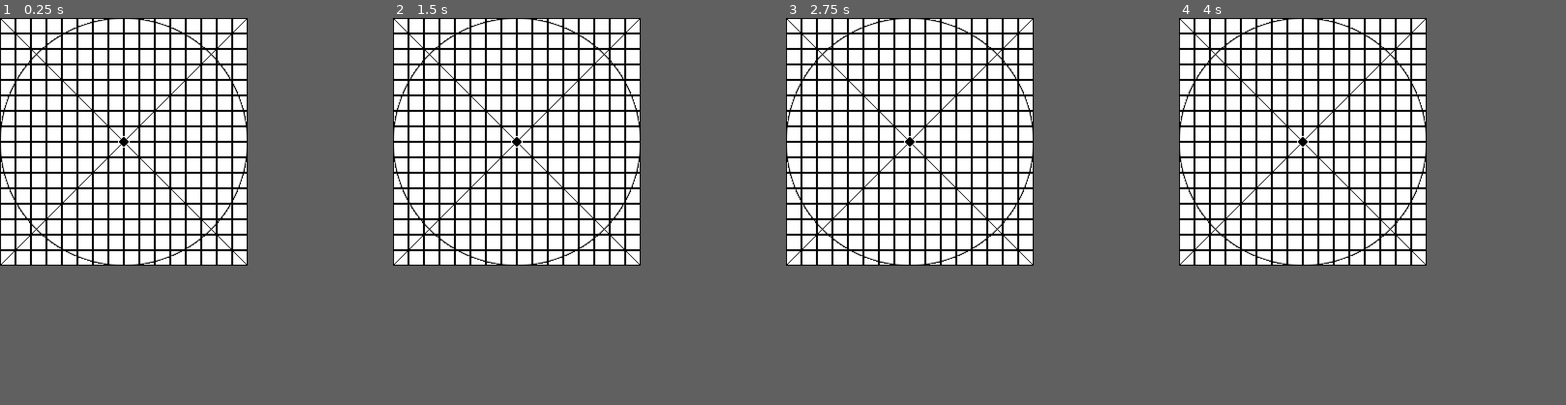
Above: before the commit, frames 1-4 (left to right).
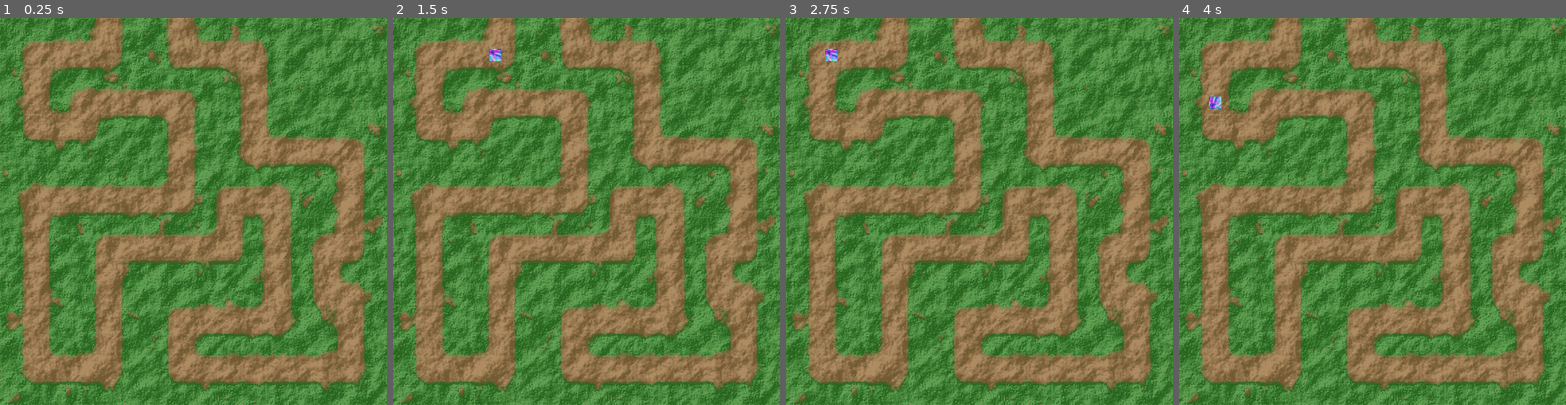
Above: after the commit, the same moments.

Repository: lynnpepin/genericdefense2
Game: Godot game, scene res://base.tscn
Two runs of this game, one before a commit and one after it. Both use one fixed random seed, a clock stepped at 60 frames per second and the inputs below.
Inputs (mouse positions are in pixels of both pictures, inside the frame that each line leads up to):
- Up to frame 1 (0.25 s): no input
- Up to frame 2 (1.5 s): tap Enter (key_enter) at 0.5 s; move the mouse to (571, 130) at 0.52 s; hold 0 (key_0) 0.53-1.28 s; move the mouse to (466, 153) at 1.27 s; tap 1 (key_1) at 1.35 s
- Up to frame 3 (2.75 s): move the mouse to (933, 87) at 2.02 s; hold 2 (key_2) from 2.03 s (still down)
- Up to frame 4 (4 s): move the mouse to (1291, 192) at 2.77 s; release 2 (key_2) at 2.78 s; tap 3 (key_3) at 2.85 s; move the mouse to (1376, 180) at 3.52 s; hold 4 (key_4) from 3.53 s (still down)
In our replay, the window is 512x512 before the commit and 800x800 after it. These sizes can differ from the game's own. Grey fills any space a smaller window leaves; there, only what the larger window draws over its background counts as a difference.

The runs differ from the first frame. In frame 1, 87% of the frame differs, in the area x 0-100%, y 0-100%; in frame 2, 87%; in frame 3, 87%; in frame 4, 87%.

Commit message:
feat: Basic TD path follow system, sprites, etc

Diff:
--- /dev/null
+++ b/Sprite2D.gd
@@ -0,0 +1,15 @@
+extends Sprite2D
+@onready var _follow :PathFollow2D = get_parent()
+var _speed :float = 60.0
+
+func _physics_process(delta):
+	_follow.set_progress(_follow.get_progress() + _speed * delta)
+
+# Called when the node enters the scene tree for the first time.
+func _ready():
+	pass # Replace with function body.
+
+
+# Called every frame. 'delta' is the elapsed time since the previous frame.
+func _process(delta):
+	pass
--- a/base.gd
+++ b/base.gd
@@ -1,5 +1,7 @@
 extends Node
 
+var HEALTH = 100;
+var MONEY  = 100;
 
 # Called when the node enters the scene tree for the first time.
 func _ready():
--- a/base.tscn
+++ b/base.tscn
@@ -1,86 +1,48 @@
-[gd_scene load_steps=10 format=3 uid="uid://bu1tu13ni0y80"]
+[gd_scene load_steps=8 format=3 uid="uid://bu1tu13ni0y80"]
 
 [ext_resource type="Script" path="res://base.gd" id="1_q3bun"]
-[ext_resource type="Texture2D" uid="uid://w6c4uokda57e" path="res://test256.png" id="2_lpy5e"]
-[ext_resource type="Script" path="res://Player.gd" id="3_5lttc"]
-[ext_resource type="Texture2D" uid="uid://c6ua2yjr6s2r4" path="res://8x8diamond.png" id="3_finim"]
-[ext_resource type="Script" path="res://PlayerSprite.gd" id="5_xsgjp"]
+[ext_resource type="Texture2D" uid="uid://dlnm8wvs0cjb" path="res://level.png" id="2_yk70w"]
+[ext_resource type="Script" path="res://Sprite2D.gd" id="3_7gk0i"]
 
-[sub_resource type="BoxShape3D" id="BoxShape3D_ejjwi"]
-size = Vector3(16, 16, 1)
+[sub_resource type="Curve2D" id="Curve2D_cgbak"]
+bake_interval = 2.0
+_data = {
+"points": PackedVector2Array(0, 0, 0, 0, 144, -32, 0, 0, 0, 0, 144, 49, 0, 0, 0, 0, 48, 49, 0, 0, 0, 0, 48, 145, 0, 0, 0, 0, 112, 145, 0, 0, 0, 0, 112, 113, 0, 0, 0, 0, 240, 113, 0, 0, 0, 0, 240, 241, 0, 0, 0, 0, 48, 241, 0, 0, 0, 0, 48, 465, 0, 0, 0, 0, 144, 465, 0, 0, 0, 0, 144, 305, 0, 0, 0, 0, 304, 305, 0, 0, 0, 0, 305, 241, 0, 0, 0, 0, 368, 241, 0, 0, 0, 0, 368, 401, 0, 0, 0, 0, 240, 401, 0, 0, 0, 0, 240, 465, 0, 0, 0, 0, 464, 465, 0, 0, 0, 0, 464, 369, 0, 0, 0, 0, 432, 369, 0, 0, 0, 0, 432, 305, 0, 0, 0, 0, 464, 305, 0, 0, 0, 0, 464, 177, 0, 0, 0, 0, 336, 177, 0, 0, 0, 0, 336, 49, 0, 0, 0, 0, 240, 49, 0, 0, 0, 0, 240, -32)
+}
+point_count = 28
 
-[sub_resource type="BoxShape3D" id="BoxShape3D_dgfpk"]
-size = Vector3(16, 1, 1)
+[sub_resource type="FastNoiseLite" id="FastNoiseLite_ssrcw"]
+frequency = 0.05
 
-[sub_resource type="BoxShape3D" id="BoxShape3D_jasvv"]
-size = Vector3(1, 16, 1)
+[sub_resource type="NoiseTexture2D" id="NoiseTexture2D_7x8io"]
+width = 16
+height = 16
+generate_mipmaps = false
+as_normal_map = true
+noise = SubResource("FastNoiseLite_ssrcw")
 
-[sub_resource type="BoxShape3D" id="BoxShape3D_w7ido"]
-size = Vector3(0.6, 0.6, 0.6)
+[sub_resource type="RectangleShape2D" id="RectangleShape2D_fkfrl"]
+size = Vector2(16, 16)
 
-[node name="Node" type="Node"]
+[node name="Node2D" type="Node2D"]
 script = ExtResource("1_q3bun")
 
-[node name="Node3D" type="Node3D" parent="."]
+[node name="Level" type="Sprite2D" parent="."]
+position = Vector2(256, 256)
+texture = ExtResource("2_yk70w")
 
-[node name="BaseBackground" type="Sprite3D" parent="Node3D"]
-lod_bias = 0.001
-pixel_size = 0.0625
-texture_filter = 0
-texture = ExtResource("2_lpy5e")
+[node name="Path2D" type="Path2D" parent="."]
+curve = SubResource("Curve2D_cgbak")
 
-[node name="Camera3D" type="Camera3D" parent="Node3D"]
-transform = Transform3D(1, 0, 0, 0, 1, 0, 0, 0, 1, 0, 0, 16)
-projection = 1
-current = true
-fov = 48.3862
-size = 16.0
-near = 0.001
-far = 256.0
+[node name="PathFollow2D" type="PathFollow2D" parent="Path2D"]
+position = Vector2(144, -32)
+rotation = 1.5708
 
-[node name="FloorAndWalls" type="Node3D" parent="Node3D"]
+[node name="Sprite2D" type="Sprite2D" parent="Path2D/PathFollow2D"]
+texture = SubResource("NoiseTexture2D_7x8io")
+script = ExtResource("3_7gk0i")
 
-[node name="Floor" type="StaticBody3D" parent="Node3D/FloorAndWalls"]
+[node name="StaticBody2D" type="StaticBody2D" parent="Path2D/PathFollow2D/Sprite2D"]
 
-[node name="CollisionShape3D" type="CollisionShape3D" parent="Node3D/FloorAndWalls/Floor"]
-transform = Transform3D(1, 0, 0, 0, 1, 0, 0, 0, 1, 0, 0, -0.5)
-shape = SubResource("BoxShape3D_ejjwi")
-
-[node name="TopWall" type="StaticBody3D" parent="Node3D/FloorAndWalls"]
-
-[node name="CollisionShape3D" type="CollisionShape3D" parent="Node3D/FloorAndWalls/TopWall"]
-transform = Transform3D(1, 0, 0, 0, 1, 0, 0, 0, 1, 0, 8.5, 0.5)
-shape = SubResource("BoxShape3D_dgfpk")
-
-[node name="BottomWall" type="StaticBody3D" parent="Node3D/FloorAndWalls"]
-
-[node name="CollisionShape3D" type="CollisionShape3D" parent="Node3D/FloorAndWalls/BottomWall"]
-transform = Transform3D(1, 0, 0, 0, 1, 0, 0, 0, 1, 0, -8.5, 0.5)
-shape = SubResource("BoxShape3D_dgfpk")
-
-[node name="LeftWall" type="StaticBody3D" parent="Node3D/FloorAndWalls"]
-
-[node name="CollisionShape3D" type="CollisionShape3D" parent="Node3D/FloorAndWalls/LeftWall"]
-transform = Transform3D(1, 0, 0, 0, 1, 0, 0, 0, 1, -8.5, 0, 0.5)
-shape = SubResource("BoxShape3D_jasvv")
-
-[node name="RigthWall" type="StaticBody3D" parent="Node3D/FloorAndWalls"]
-
-[node name="CollisionShape3D" type="CollisionShape3D" parent="Node3D/FloorAndWalls/RigthWall"]
-transform = Transform3D(1, 0, 0, 0, 1, 0, 0, 0, 1, 8.5, 0, 0.5)
-shape = SubResource("BoxShape3D_jasvv")
-
-[node name="PlayerBody" type="CharacterBody3D" parent="Node3D"]
-platform_on_leave = 2
-script = ExtResource("3_5lttc")
-
-[node name="PlayerSprite" type="Sprite3D" parent="Node3D/PlayerBody"]
-transform = Transform3D(1, 0, 0, 0, 1, 0, 0, 0, 1, 0, 0, 0.01)
-pixel_size = 0.0625
-texture_filter = 0
-texture = ExtResource("3_finim")
-script = ExtResource("5_xsgjp")
-
-[node name="CollisionShape3D" type="CollisionShape3D" parent="Node3D/PlayerBody"]
-transform = Transform3D(0.707107, -0.707107, 0, 0.707107, 0.707107, 0, 0, 0, 1, 0, 0, 0)
-shape = SubResource("BoxShape3D_w7ido")
+[node name="CollisionShape2D" type="CollisionShape2D" parent="Path2D/PathFollow2D/Sprite2D/StaticBody2D"]
+shape = SubResource("RectangleShape2D_fkfrl")
--- a/project.godot
+++ b/project.godot
@@ -10,7 +10,7 @@
 
 [application]
 
-config/name="RingBearerZero"
+config/name="GenericDefense2"
 config/description="A project with a complete InputMap, ready to go, with no assumptions."
 run/main_scene="res://base.tscn"
 config/features=PackedStringArray("4.2", "GL Compatibility")
@@ -19,8 +19,10 @@
 
 [display]
 
-window/size/viewport_width=512
-window/size/viewport_height=512
+window/size/viewport_width=1024
+window/size/viewport_height=1024
+window/size/resizable=false
+window/stretch/scale=2.0
 window/stretch/scale_mode="integer"
 
 [input]
Binary file added: level.png
Not shown, added: level.png.import
Not shown, added: level.xcf
